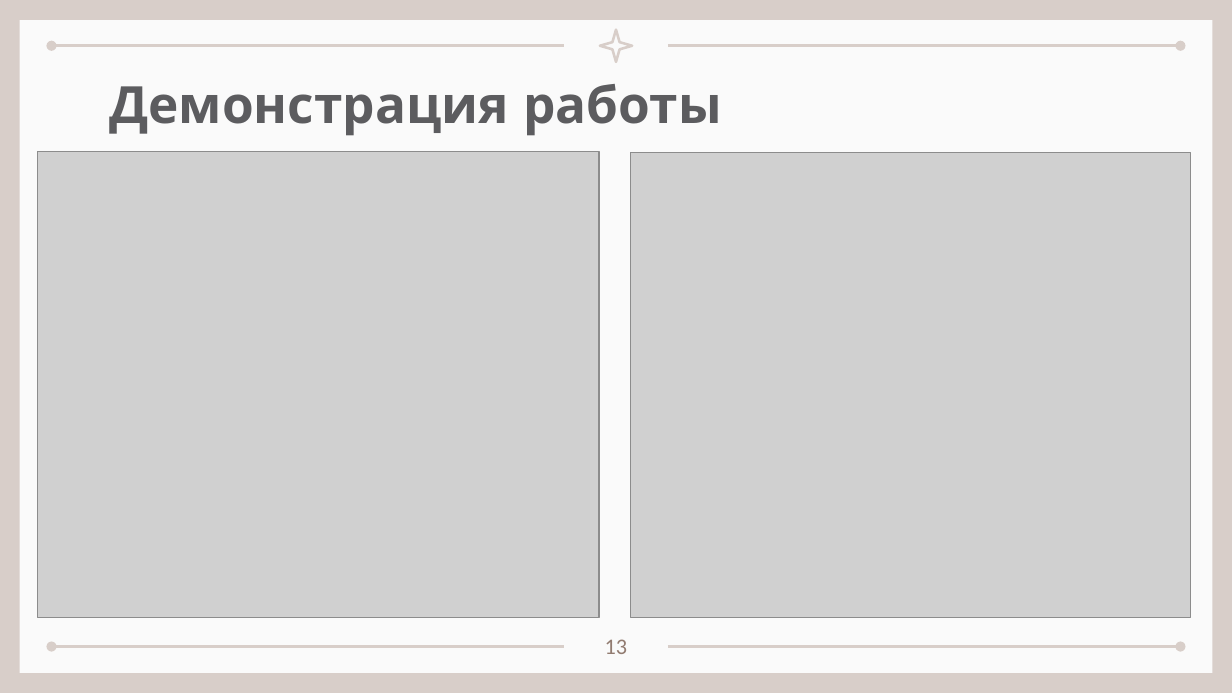
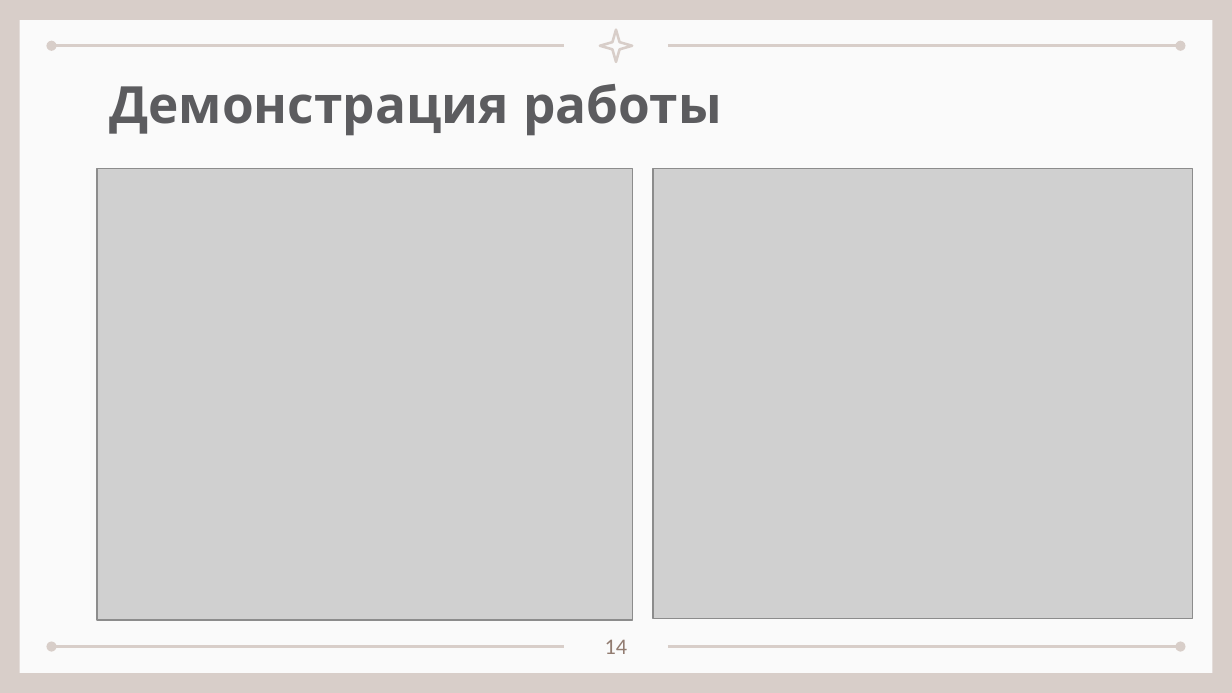
Before and after one commit to sevaTechoPark/BIDVA-hakaton, a slide deck: slide 14 of Защита проекта БИДВА май 2025.pptx (slide 13 before the commit). Drawn at 1232x693 pixels with LibreOffice and Linux fonts; fonts in the diff are those of the drawing; grey boxes stand for pictures; background and template pictures are left out. Boxes give left, top, right and bottom in pixels: in the first picture for what was removed or moved away, otherwise in the second. Text is boxed around its words. In the diff, an @@ line names an element or a change of style, - is before the commit and + after.

```diff
--- a/Защита проекта БИДВА май 2025.pptx
+++ b/Защита проекта БИДВА май 2025.pptx
@@ picture removed at <box>37,152,599,617</box> @@
@@ picture: place and size @@
-picture at <box>631,153,1191,617</box>
+picture at <box>97,169,633,621</box>
@@ picture added at <box>653,169,1193,618</box> @@
@@ page number at <box>605,639,627,654</box>: text changed @@
-13
+14
```
Also in this commit, not shown: 7 other slides changed, 3 slides added, 2 slides removed.
